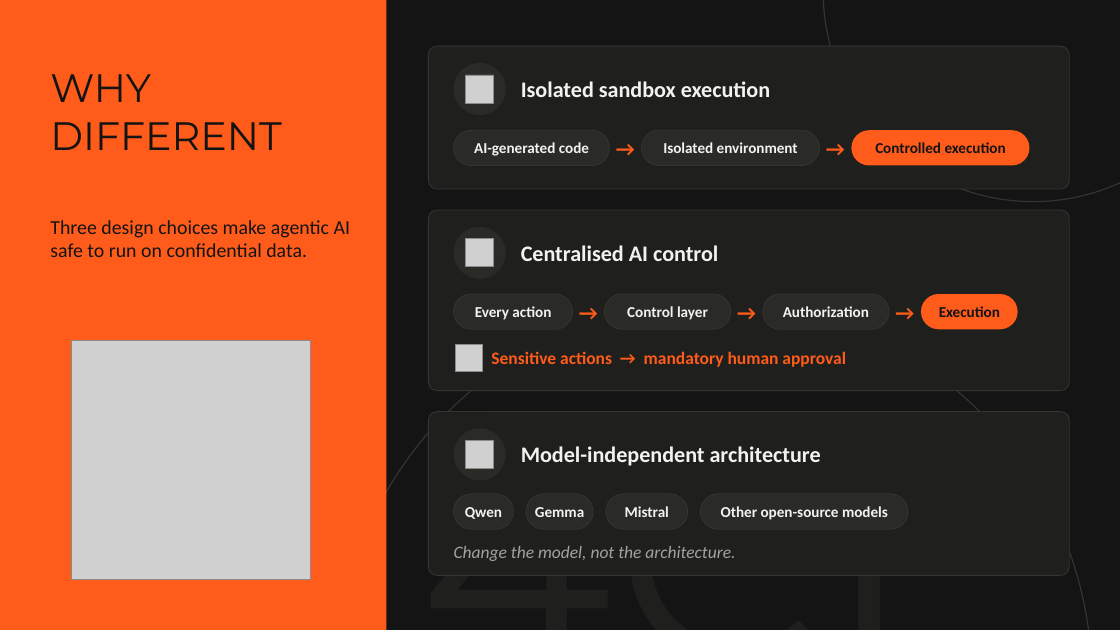
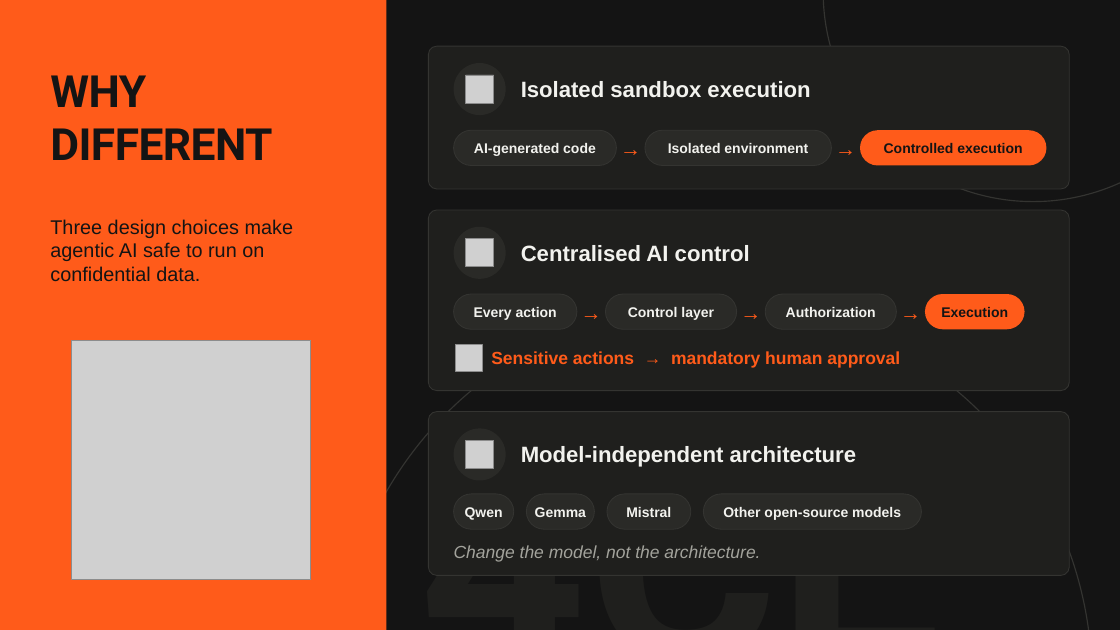
Before and after one commit to Yash3510/Multi-LLM-Agentic-Ai, a slide deck: slide 3 of presentation/Team-Kern-SIH2026-Sovereign-AI.pptx. Drawn at 1120x630 pixels with LibreOffice and Linux fonts; fonts in the diff are those of the drawing; grey boxes stand for pictures. Boxes give left, top, right and bottom in pixels: in the first picture for what was removed or moved away, otherwise in the second. Text is boxed around its words. In the diff, an @@ line names an element or a change of style, - is before the commit and + after.

```diff
--- a/presentation/Team-Kern-SIH2026-Sovereign-AI.pptx
+++ b/presentation/Team-Kern-SIH2026-Sovereign-AI.pptx
@@ text "WHY" at (50, 75, 272, 160): size 34 to 38 pt, font Montserrat to Roboto, letter spacing 0 to -0.5 pt, bold on @@
@@ rounded rectangle: place and size @@
-rounded rectangle at (454, 130, 610, 166)
+rounded rectangle at (454, 130, 617, 166)
@@ text "→": place and size @@
-text "→" at (610, 130, 642, 166)
+text "→" at (617, 130, 645, 166)
@@ rounded rectangle: place and size @@
-rounded rectangle at (642, 130, 820, 166)
+rounded rectangle at (645, 130, 832, 166)
@@ font Calibri to Arial in 11 elements at (50, 219, 294, 282), (521, 81, 810, 98), (521, 245, 750, 262), (491, 351, 900, 368), (521, 446, 857, 467), (454, 545, 760, 562), (577, 294, 606, 329), (737, 294, 765, 329), (617, 130, 645, 166), (897, 294, 925, 329), (832, 130, 860, 166) @@
@@ text "→": place and size @@
-text "→" at (820, 130, 852, 166)
+text "→" at (832, 130, 860, 166)
@@ size 13 to 12 pt, font Calibri to Arial in 11 elements at (465, 507, 503, 520), (535, 507, 586, 517), (626, 507, 671, 517), (474, 307, 557, 320), (474, 143, 596, 156), (628, 307, 714, 320), (941, 307, 1008, 317), (786, 307, 876, 317), (668, 143, 808, 153), (723, 507, 901, 520), (884, 143, 1022, 153) @@
@@ text "Controlled execution": place and size @@
-text "Controlled execution" at (875, 142, 1006, 153)
+text "Controlled execution" at (884, 143, 1022, 153)
@@ rounded rectangle: place and size @@
-rounded rectangle at (852, 130, 1030, 166)
+rounded rectangle at (860, 130, 1047, 166)
@@ rounded rectangle: place and size @@
-rounded rectangle at (454, 294, 573, 329)
+rounded rectangle at (454, 294, 577, 329)
@@ rounded rectangle: place and size @@
-rounded rectangle at (605, 294, 731, 329)
+rounded rectangle at (606, 294, 737, 329)
@@ rounded rectangle: place and size @@
-rounded rectangle at (763, 294, 889, 329)
+rounded rectangle at (765, 294, 897, 329)
@@ text "→": place and size @@
-text "→" at (889, 294, 921, 329)
+text "→" at (897, 294, 925, 329)
@@ rounded rectangle: place and size @@
-rounded rectangle at (921, 294, 1017, 329)
+rounded rectangle at (925, 294, 1025, 329)
@@ text "4CE" at (420, 386, 1120, 630): font Montserrat to Roboto, bold on @@
@@ rounded rectangle: place and size @@
-rounded rectangle at (701, 494, 908, 529)
+rounded rectangle at (703, 494, 922, 529)
```
Also in this commit, not shown: 9 other slides changed, 6 other files.
